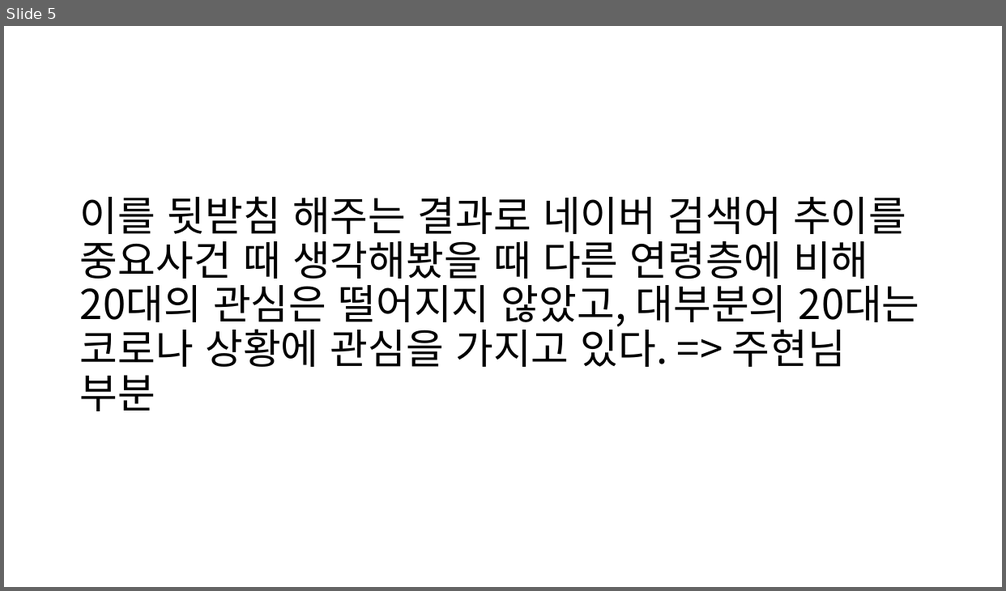
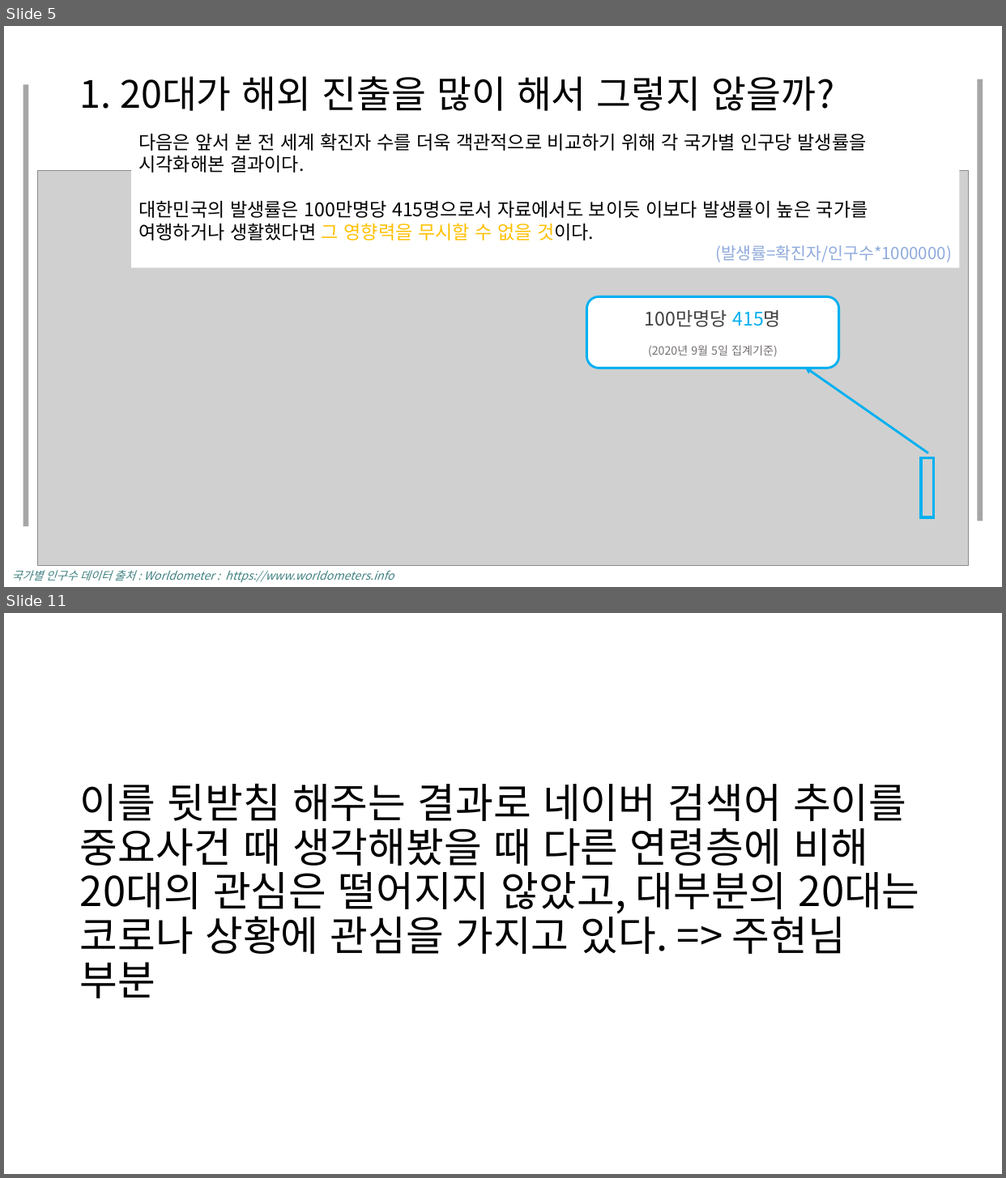
Before and after one commit to JooEHyeon/CORONA19_data_analysis, a slide deck: 최종합본.pptx. Shown one above the other, each under a label of ours: slide 5 before the commit, slides 5 and 11 after it; the slides between them are not shown. The pictures are 1006x591 and 1006x1178 pixels, drawn with LibreOffice and Linux fonts; fonts in the diff are those of the drawing; grey boxes stand for pictures. Boxes give left, top, right and bottom in pixels: in the first picture for what was removed or moved away, otherwise in the second. Text is boxed around its words. In the diff, an @@ line names an element or a change of style, - is before the commit and + after.

```diff
--- a/최종합본.pptx
+++ b/최종합본.pptx
@@ slide 5 added at [4,26,1002,587], background #FFFFFF @@
@@ rectangle added at [23,84,28,527], fill #A6A6A6 @@
@@ text added at [80,76,835,111], 36.3 pt, text #000000 @@
+1. 20대가 해외 진출을 많이 해서 그렇지 않을까?
@@ rectangle added at [978,79,982,522], fill #A6A6A6 @@
@@ rectangle added at [131,127,959,268], fill #FFFFFF, 18 pt, text #000000 @@
+다음은 앞서 본 전 세계 확진자 수를 더욱 객관적으로 비교하기 위해 각 국가별 인구당 발생률을 시각화해본 결과이다.
+대한민국의 발생률은 100만명당 415명으로서 자료에서도 보이듯 이보다 발생률이 높은 국가를
+여행하거나 생활했다면 그 영향력을 무시할 수 없을 것이다.
+(발생률=확진자/인구수*1000000)
@@ picture added at [38,171,968,565] @@
@@ rounded rectangle added at [587,297,839,368], fill #FFFFFF, outline #00B0F0 2.25 pt, 11 pt, text #FFFFFF @@
+100만명당 415명
+(2020년 9월 5일 집계기준)
+(2020년 9월 5일 집계기준)
@@ arrow added from (928, 454) to (805, 367), #00B0F0 2.25 pt @@
@@ frame added at [920,457,935,518], fill #00B0F0, outline #00B0F0 1 pt @@
@@ text added at [11,570,394,582], 11 pt, text #408080, italic @@
+국가별 인구수 데이터 출처 : Worldometer : https://www.worldometers.info
@@ what was slide 5 is now slide 11 @@
```
Also in this commit, not shown: 11 slides changed, 14 other slides added.
